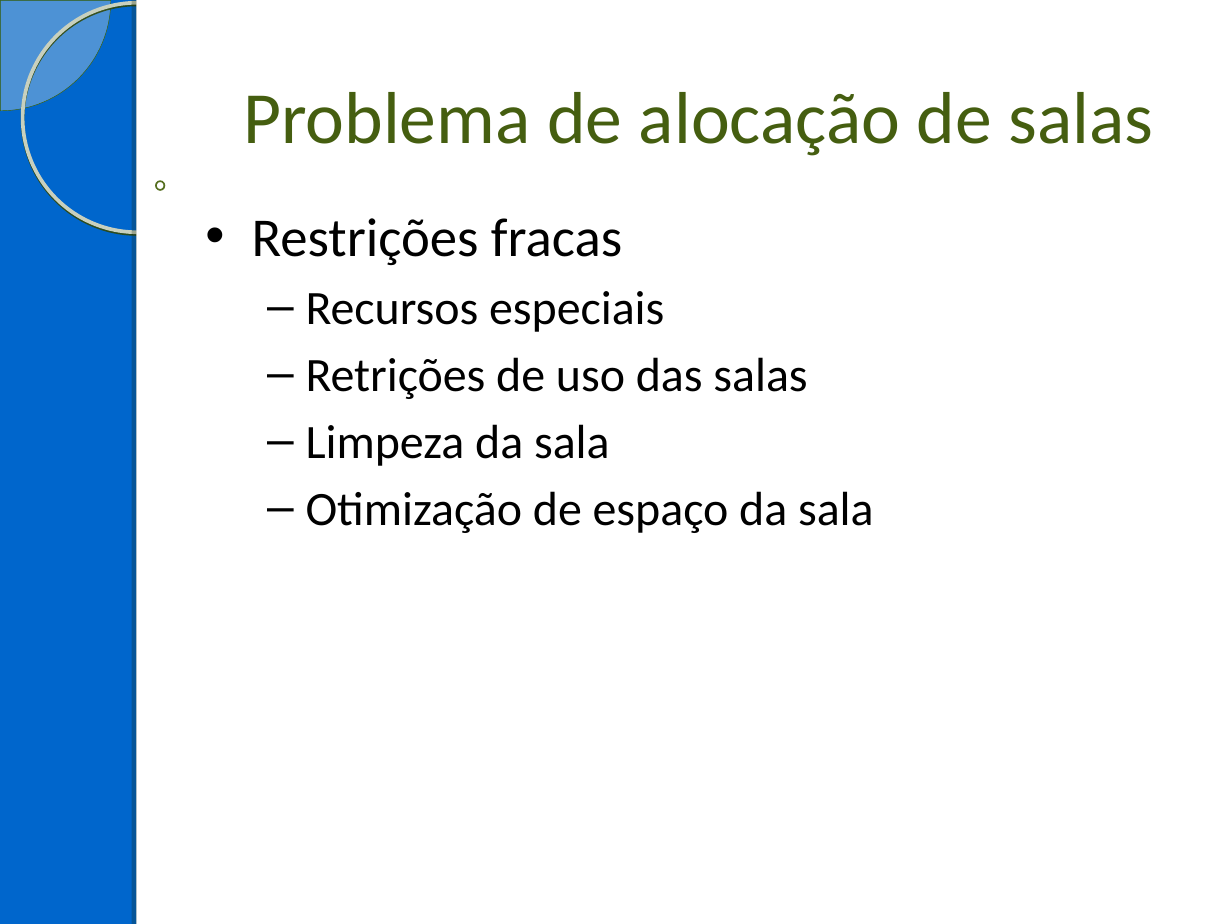
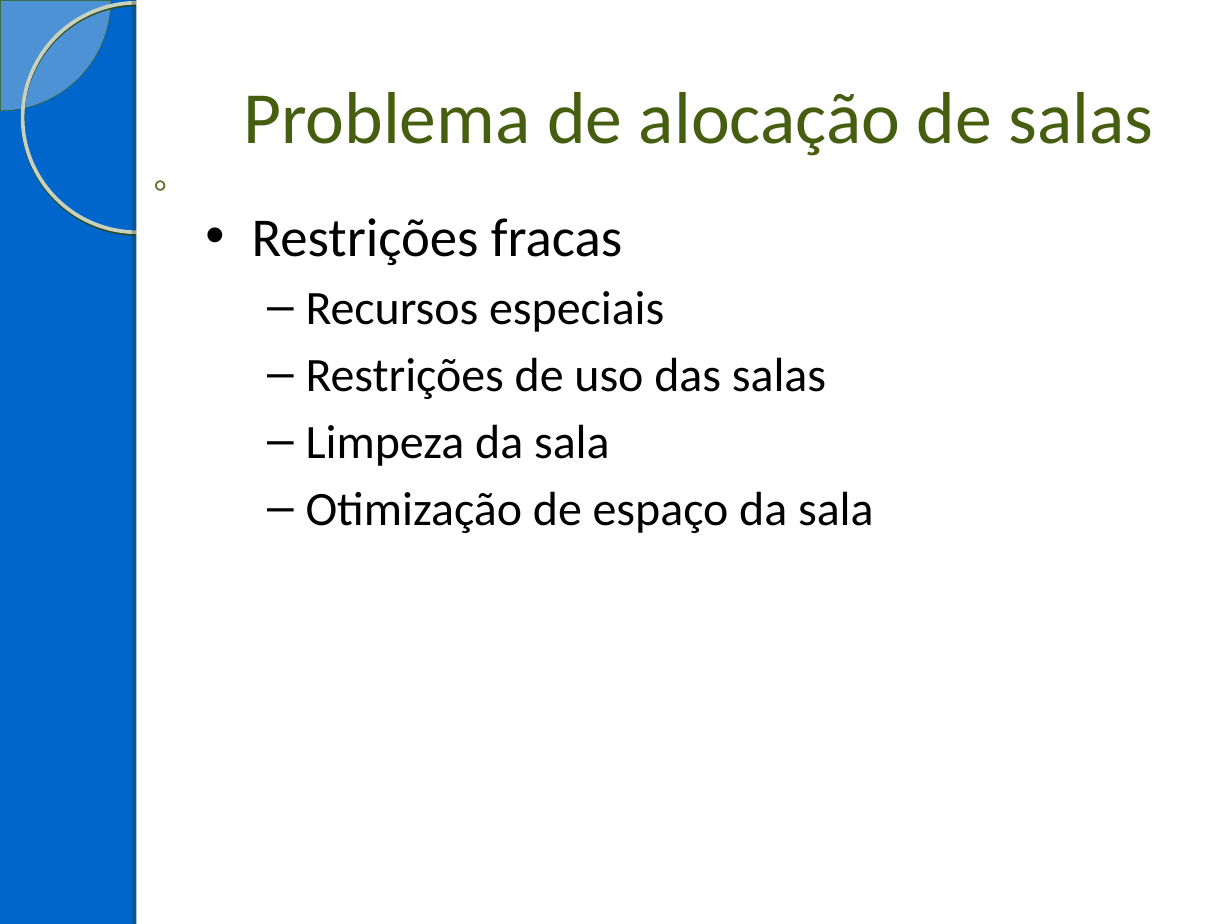
Before and after one commit to Hanniere/projeto-final-ipo, a slide deck: slide 4 of Apresentação/Apresentação.ppt. Drawn at 1232x924 pixels with LibreOffice and Linux fonts; fonts in the diff are those of the drawing; background and template pictures are left out. Boxes give left, top, right and bottom in pixels: in the first picture for what was removed or moved away, otherwise in the second. Text is boxed around its words. In the diff, an @@ line names an element or a change of style, - is before the commit and + after.

```diff
--- a/Apresentação/Apresentação.ppt
+++ b/Apresentação/Apresentação.ppt
@@ text at [306,357,826,399]: text changed @@
-  – Retrições de uso das salas
+  – Restrições de uso das salas
```
Also in this commit, not shown: 4 slides added, 1 slide removed, 1 other file.
